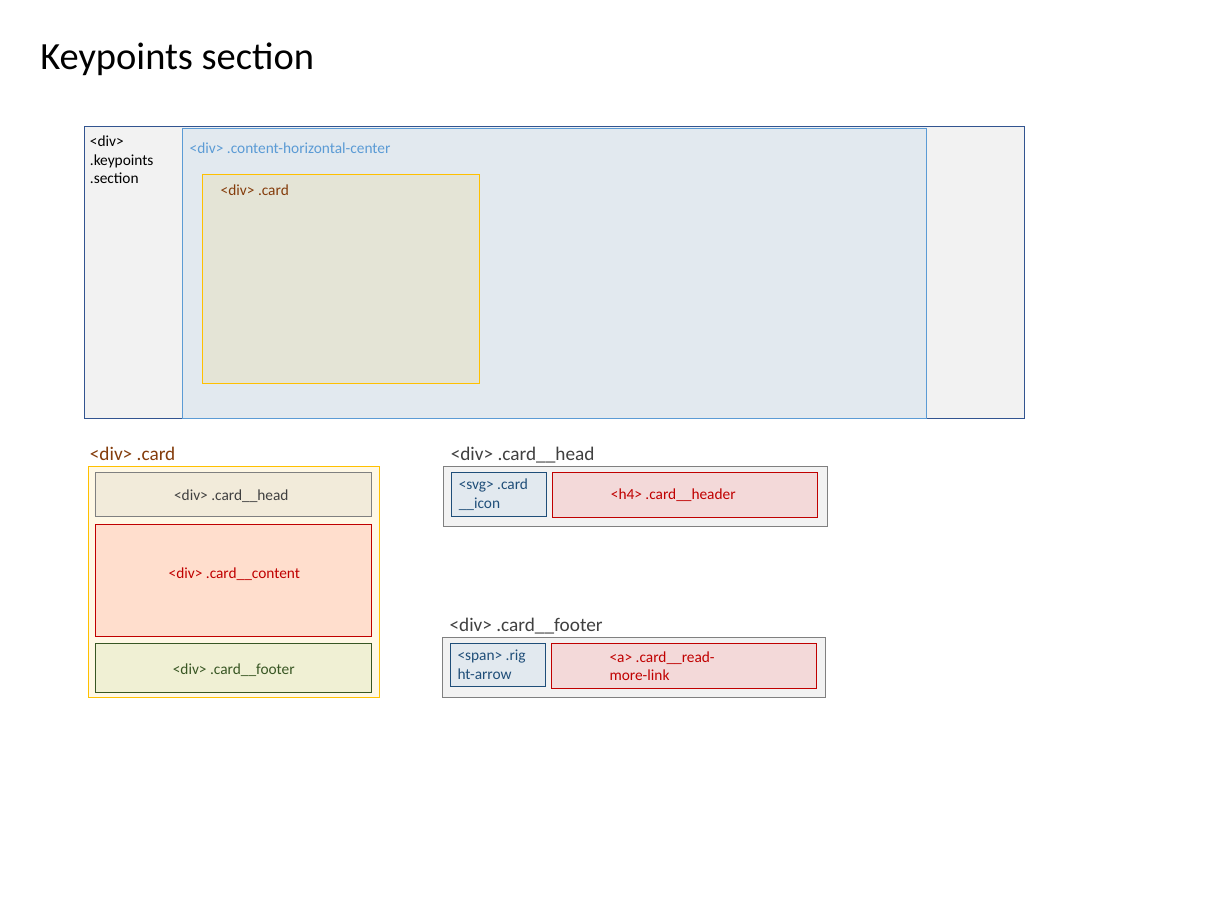
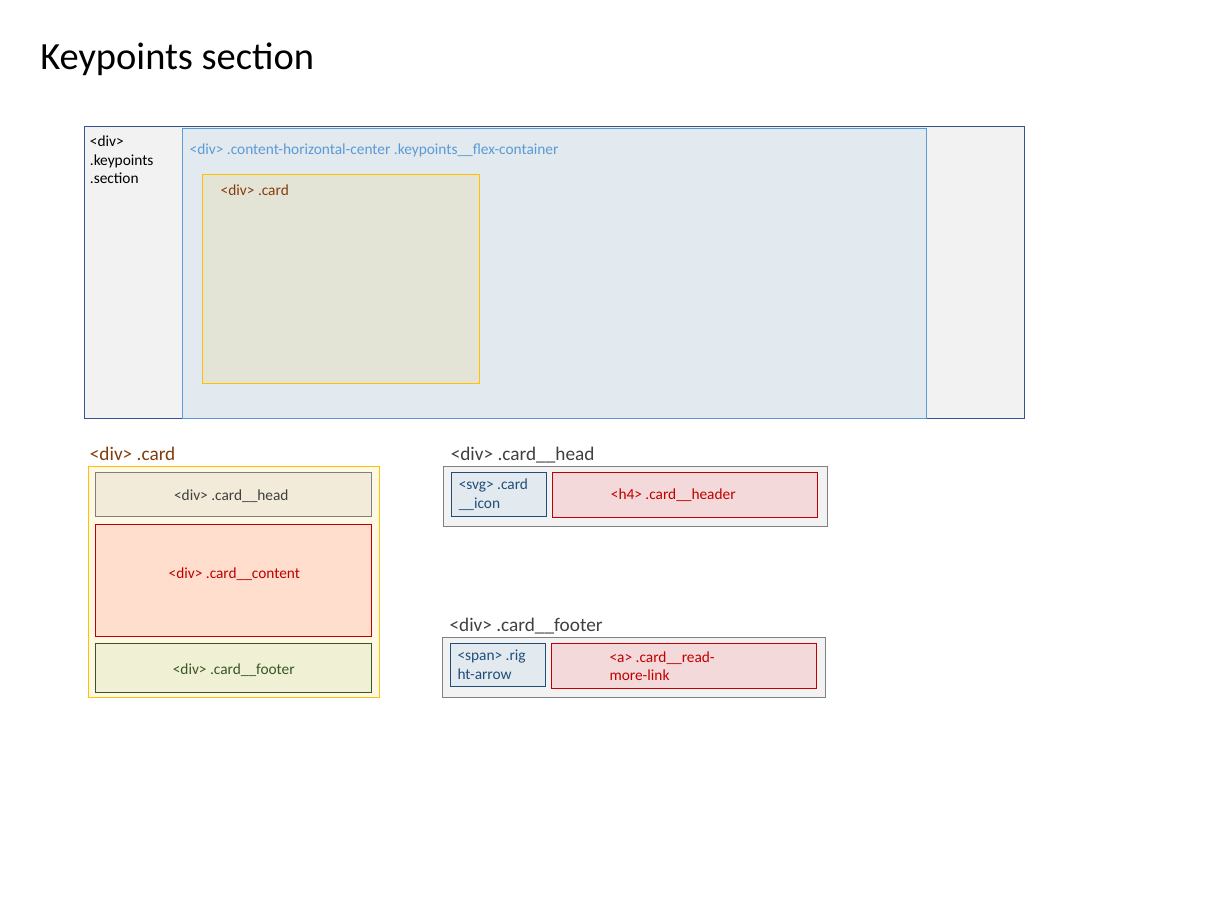
Before and after one commit to taletski/firstpage-vanilla, a slide deck: slide 4 of layout.pptx. Drawn at 1232x924 pixels with LibreOffice and Linux fonts; fonts in the diff are those of the drawing. Boxes give left, top, right and bottom in pixels: in the first picture for what was removed or moved away, otherwise in the second. Text is boxed around its words. In the diff, an @@ line names an element or a change of style, - is before the commit and + after.

Commit message:
minor adjustments to the keypoints section layout

```diff
--- a/layout.pptx
+++ b/layout.pptx
@@ text at <box>190,143,559,157</box>: text changed @@
-<div> .content-horizontal-center
+<div> .content-horizontal-center .keypoints__flex-container
```
